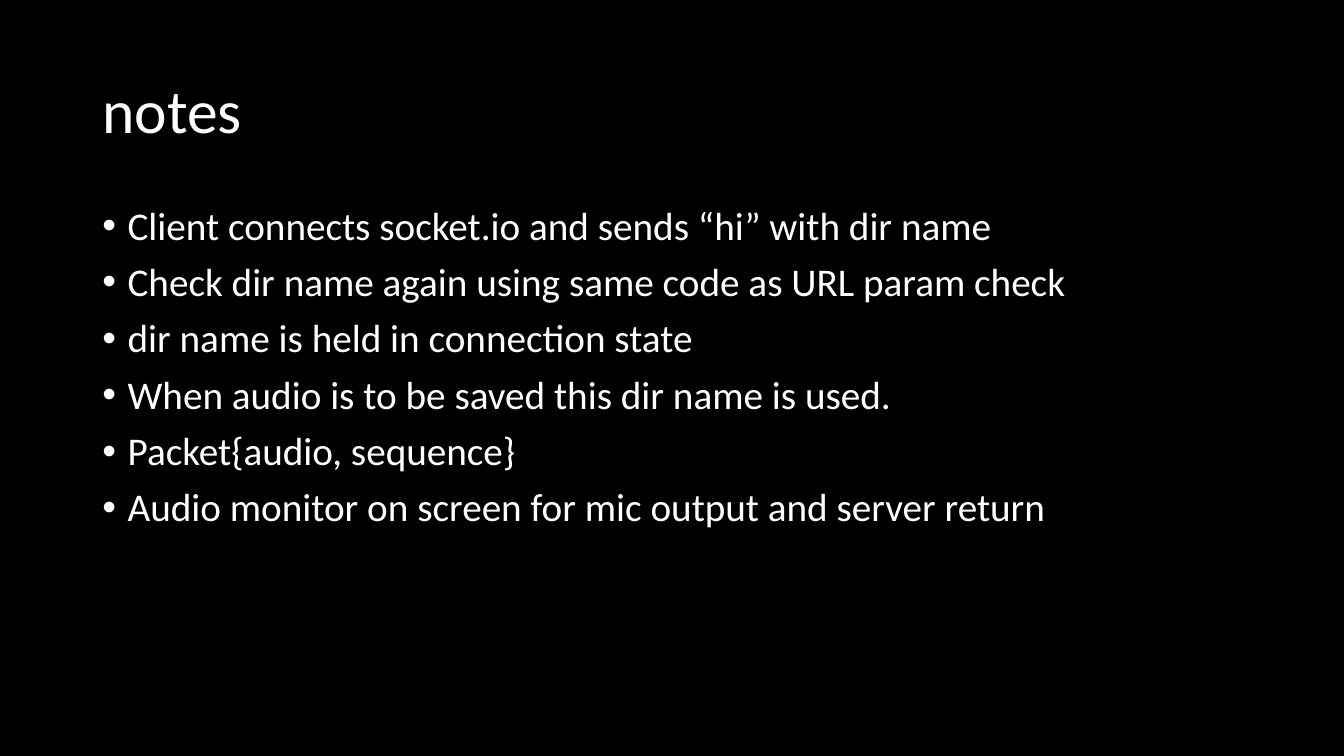
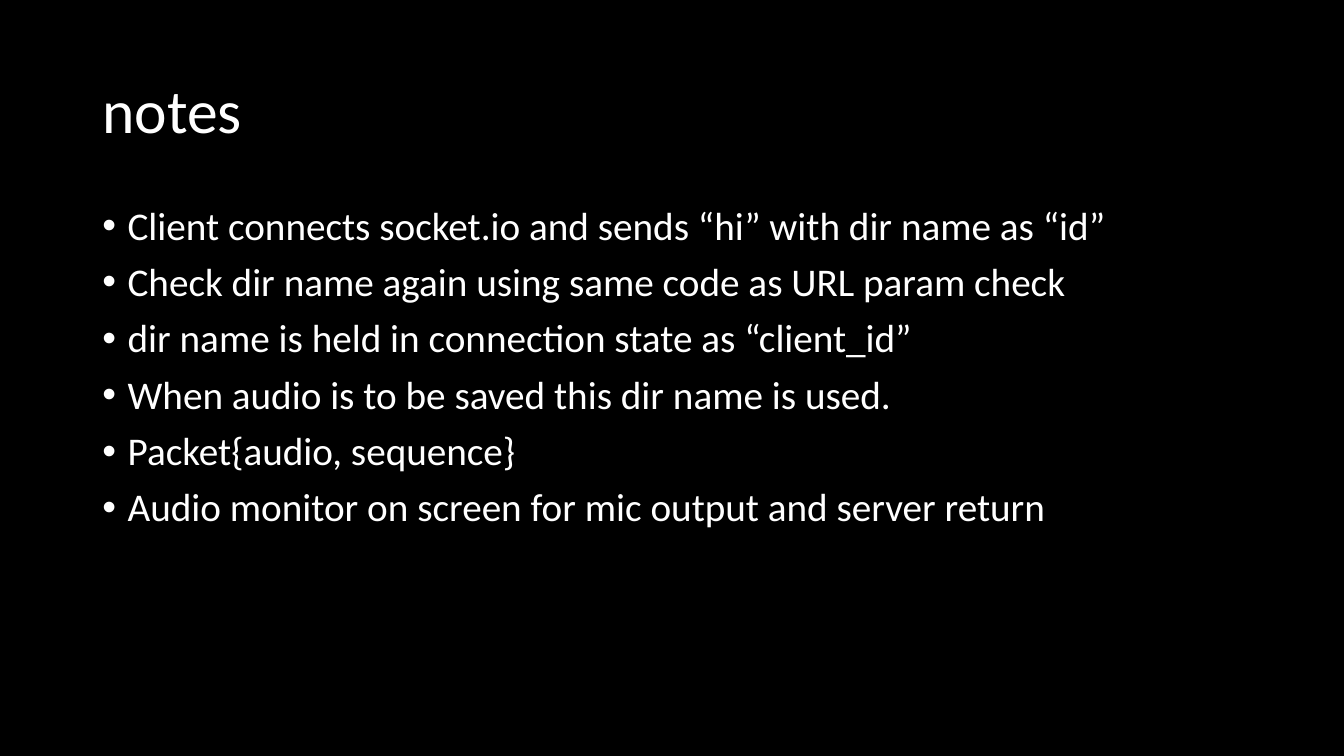
Before and after one commit to sweatysock/jock, a slide deck: slide 8 of design notes.pptx. Drawn at 1344x756 pixels with LibreOffice and Linux fonts; fonts in the diff are those of the drawing. Boxes give left, top, right and bottom in pixels: in the first picture for what was removed or moved away, otherwise in the second. Text is boxed around its words. In the diff, an @@ line names an element or a change of style, - is before the commit and + after.

```diff
--- a/design notes.pptx
+++ b/design notes.pptx
@@ text at (128, 212, 1105, 241): text changed @@
-• Client connects socket.io and sends “hi” with dir name
+• Client connects socket.io and sends “hi” with dir name as “id”
@@ text at (128, 324, 911, 358): text changed @@
-• dir name is held in connection state
+• dir name is held in connection state as “client_id”
```
Also in this commit, not shown: 1 slide added, 4 other files.
